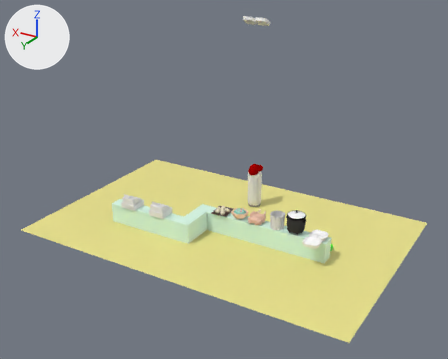
What one commit did to the Blender file scenes/counter-level.blend.
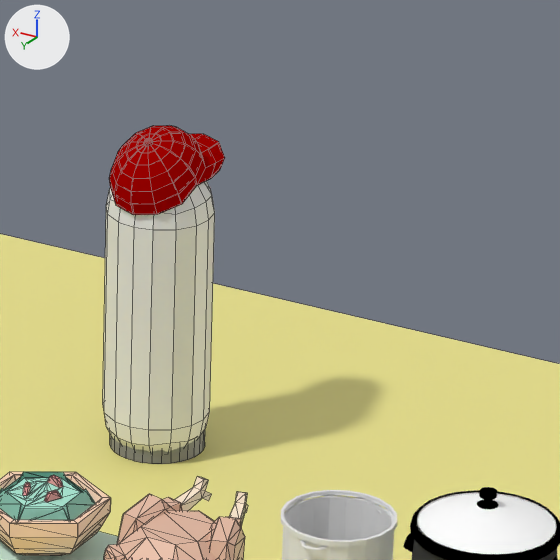
Each version is shown whole from a 50 mm camera at (-43.1, 72.5, 43.9) aimed at (-0.4, 1.4, 8.4), then close up on the part from 52% to 68% of the width and 41% to 61% of the height. The axes (+X, +Y, +Z) are drawn at upper left. The lights are the same throughout. The close-ups show mesh edges as thin lines.

In view in the first close-up: 'Clickable.Neutral', 'Counter.Main', 'Floor', 'Hat', 'Noodle Pot', 'Player.Capsule', 'Rice Cooker.001', 'Rice Cooker.002', 'Salad', 'turkey.body', 'turkey.leg.001', 'turkey.leg.002'.
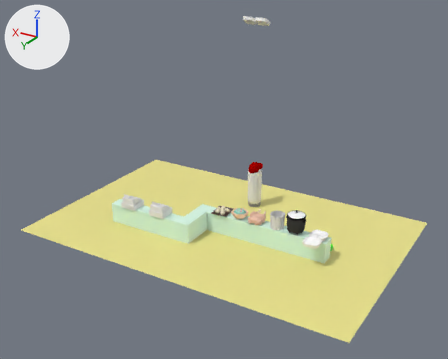
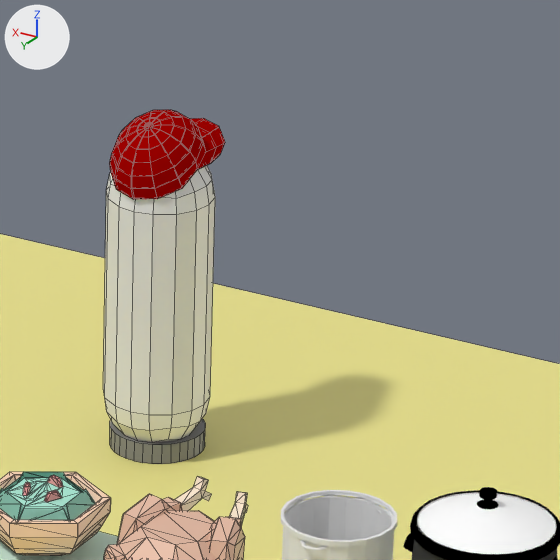
Diff of the bpy script that builds the scene:
```diff
--- a/scenes/counter-level.blend.py
+++ b/scenes/counter-level.blend.py
@@ me_roundcube @@
 me_roundcube.from_pydata(...)  # 114 vertices, 112 faces; spans x -0.5..0.5, y -0.5..0.5, z -1.5..1.5
 # used by ob_player_capsule; location = (0.0, -8.92, 3.11); scale = (2.24, 2.24, 2.24)
+# me_roundcube part 1: the whole mesh is scaled about its middle by 2.24
@@ ob_player_capsule @@
 ob_player_capsule = bpy.data.objects.new('Player.Capsule', me_roundcube)
-ob_player_capsule.location = (0.0, -8.92, 3.11)
-ob_player_capsule.scale = (2.24, 2.24, 2.24)
+ob_player_capsule.location = (0.0, -8.92, 3.45)
@@ ob_hat @@
 ob_hat.parent = ob_player_capsule
-ob_hat.matrix_parent_inverse = Matrix(((0.447, 0.0, 0.0, 0.0), (0.0, 0.447, 0.0, 0.0), (0.0, 0.0, 0.447, 0.0), (0.0, 0.0, 0.0, 1.0)))
-ob_hat.location = (0.0, 0.0, 3.357)
+ob_hat.matrix_parent_inverse = Matrix(((1.0, 0.0, 0.0, 0.0), (0.0, 1.0, 0.0, 8.921), (0.0, 0.0, 1.0, -3.452), (0.0, 0.0, 0.0, 1.0)))
+ob_hat.location = (0.0, -8.921, 6.809)
```

Location of each change, (x1, y1, x2, y2) in pixels of the close-ups (560 x 560 px):
'Player.Capsule', moved, rescaled: before (103, 181, 215, 452); after (103, 165, 215, 442)
'Hat', moved, rescaled: before (109, 125, 225, 215); after (110, 110, 225, 199)
